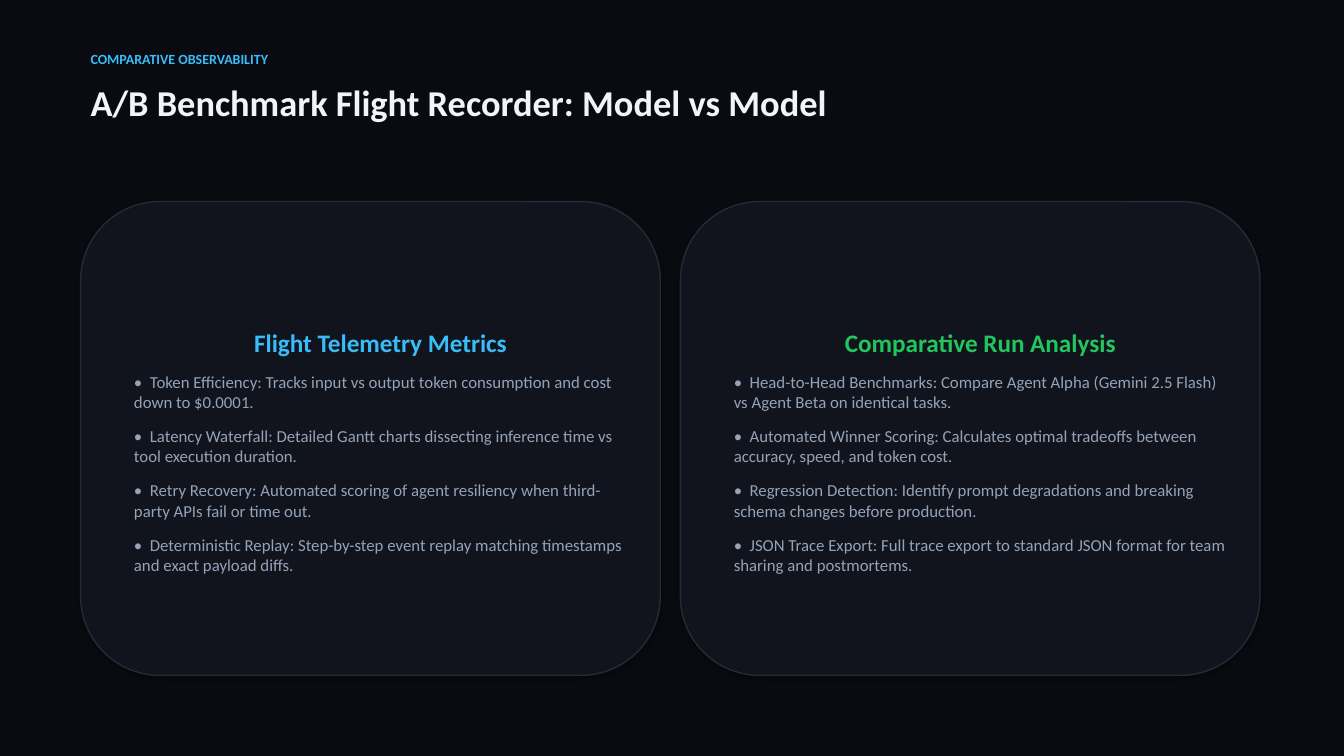
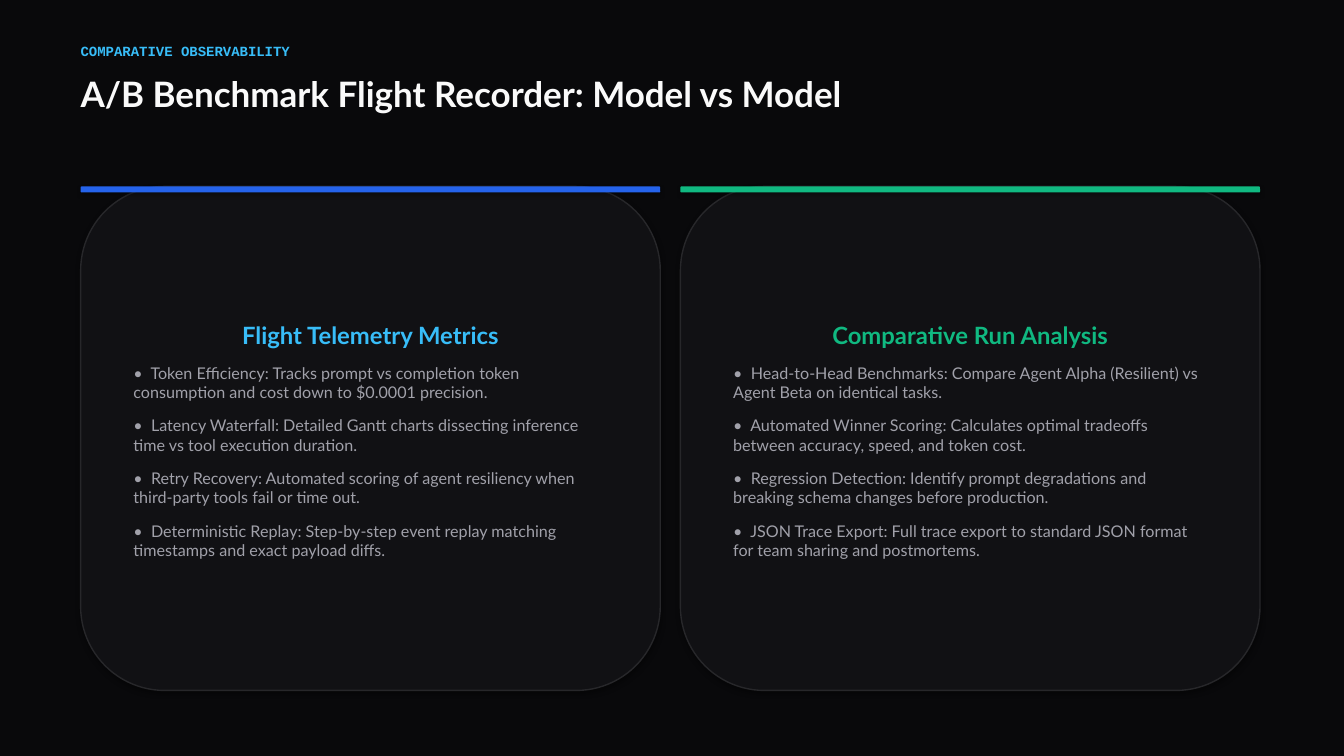
Before and after one commit to IHassanshaikh/Agent-Arena, a slide deck: slide 7 of AgentArena_Hackathon_Pitch.pptx. Drawn at 1344x756 pixels with LibreOffice and Linux fonts; fonts in the diff are those of the drawing. Boxes give left, top, right and bottom in pixels: in the first picture for what was removed or moved away, otherwise in the second. Text is boxed around its words. In the diff, an @@ line names an element or a change of style, - is before the commit and + after.

Commit message:
docs: update PPT presentation styling and incorporate live Vercel deployment link

```diff
--- a/AgentArena_Hackathon_Pitch.pptx
+++ b/AgentArena_Hackathon_Pitch.pptx
@@ rectangle at [0,0,1344,756]: fill #090B10 to #09090B @@
@@ text "COMPARATIVE OBSERVABILITY" at [81,46,290,56]: font Calibri to Courier New @@
@@ text "A/B Benchmark Flight Recorder: Model ..." at [81,81,842,114]: size 26 to 25 pt, font Calibri to Lato, text colour #F1F5F9 to #FAFAFA @@
@@ rounded rectangle "Flight Telemetry Metrics": place and size @@
-rounded rectangle "Flight Telemetry Metrics" at [81,202,660,676]
+rounded rectangle "Flight Telemetry Metrics" at [81,187,660,691]
@@ rounded rectangle "Flight Telemetry Metrics" at [81,187,660,691]: fill #11141C to #111114; outline #262A36 1 pt to #27272A 1 pt @@
@@ rounded rectangle added at [81,187,660,193], fill #2563EB @@
@@ rounded rectangle "Comparative Run Analysis" at [681,187,1260,691]: fill #11141C to #111114; outline #262A36 1 pt to #27272A 1 pt @@
@@ rounded rectangle "Comparative Run Analysis": place and size @@
-rounded rectangle "Comparative Run Analysis" at [681,202,1260,676]
+rounded rectangle "Comparative Run Analysis" at [681,187,1260,691]
@@ rounded rectangle added at [681,187,1260,193], fill #10B981 @@
@@ text in rounded rectangle at [133,326,579,559]: size 18 to 17 pt in "Flight Telemetry Metrics"; font Calibri to Lato in "Flight Telemetry Metrics", "• Latency Waterfall: Detailed Gantt charts dissecting ...", "• Deterministic Replay: Step-by-step event replay matching ..."; size 12 to 11.5 pt, text colour #94A3B8 to #A1A1AA in "• Latency Waterfall: Detailed Gantt charts dissecting ...", "• Deterministic Replay: Step-by-step event replay matching ..." @@
@@ text in rounded rectangle at [733,326,1187,559]: size 18 to 17 pt, text colour #22C55E to #10B981 in "Comparative Run Analysis"; font Calibri to Lato in "Comparative Run Analysis", "• Automated Winner Scoring: Calculates optimal tradeoffs ...", "• Regression Detection: Identify prompt degradations and ...", "• JSON Trace Export: Full trace export ..."; size 12 to 11.5 pt, text colour #94A3B8 to #A1A1AA in "• Automated Winner Scoring: Calculates optimal tradeoffs ...", "• Regression Detection: Identify prompt degradations and ...", "• JSON Trace Export: Full trace export ..." @@
@@ text in rounded rectangle at [133,367,519,401]: text changed; size 12 to 11.5 pt; font Calibri to Lato; text colour #94A3B8 to #A1A1AA @@
-• Token Efficiency: Tracks input vs output token consumption and cost down to $0.0001.
+• Token Efficiency: Tracks prompt vs completion token consumption and cost down to $0.0001 precision.
@@ text in rounded rectangle at [733,367,1198,401]: text changed; size 12 to 11.5 pt; font Calibri to Lato; text colour #94A3B8 to #A1A1AA @@
-• Head-to-Head Benchmarks: Compare Agent Alpha (Gemini 2.5 Flash) vs Agent Beta on identical tasks.
+• Head-to-Head Benchmarks: Compare Agent Alpha (Resilient) vs Agent Beta on identical tasks.
@@ text in rounded rectangle at [133,472,574,506]: text changed; size 12 to 11.5 pt; font Calibri to Lato; text colour #94A3B8 to #A1A1AA @@
-• Retry Recovery: Automated scoring of agent resiliency when third-party APIs fail or time out.
+• Retry Recovery: Automated scoring of agent resiliency when third-party tools fail or time out.
```
Also in this commit, not shown: 9 other slides changed, 3 other files.
